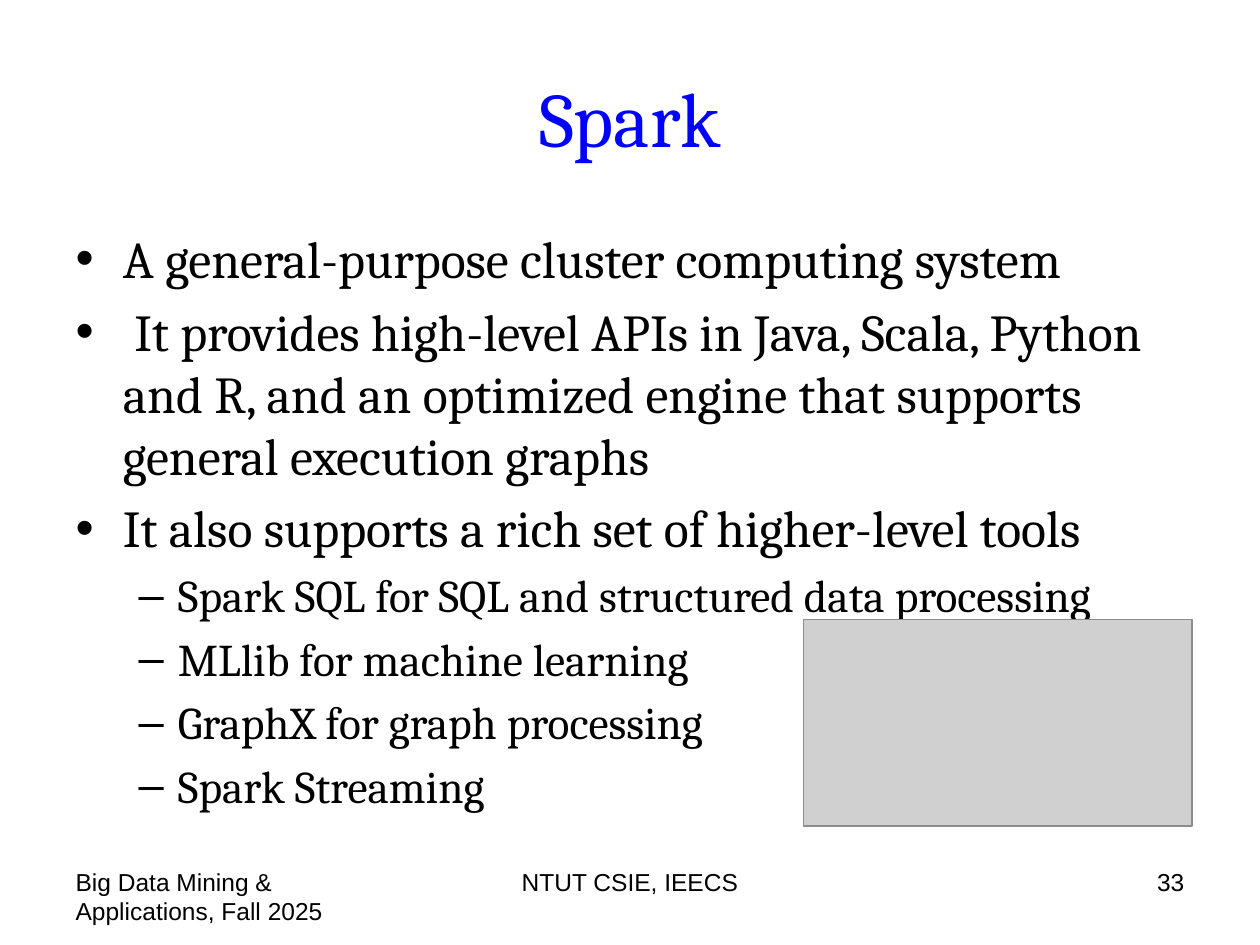
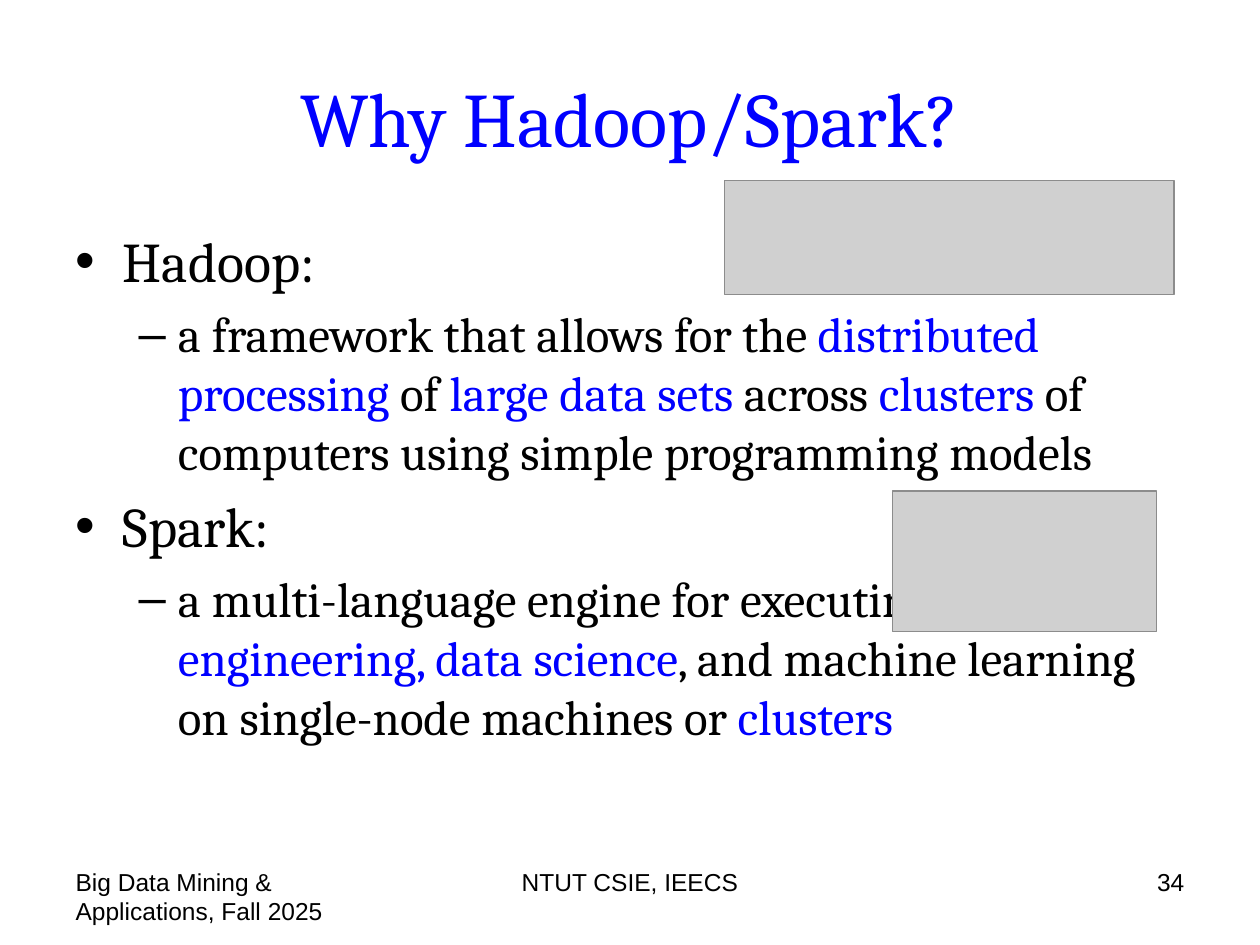
Before and after one commit to chriswjh/chriswjh.github.io, a slide deck: slide 34 of BDM/00-overview.pptx (slide 33 before the commit). Drawn at 1260x945 pixels with LibreOffice and Linux fonts; fonts in the diff are those of the drawing; grey boxes stand for pictures. Boxes give left, top, right and bottom in pixels: in the first picture for what was removed or moved away, otherwise in the second. Text is boxed around its words. In the diff, an @@ line names an element or a change of style, - is before the commit and + after.

```diff
--- a/BDM/00-overview.pptx
+++ b/BDM/00-overview.pptx
@@ title at [300,93,960,164]: text changed @@
-Spark
+Why Hadoop/Spark?
@@ picture added at [724,180,1174,294] @@
@@ text at [123,243,1135,746]: text changed; size 29.6 to 28 pt @@
-• A general-purpose cluster computing system
-• It provides high-level APIs in Java, Scala, Python and R, and an optimized engine that supports general execution graphs
-• It also supports a rich set of higher-level tools
-  – Spark SQL for SQL and structured data processing
-  – MLlib for machine learning
-  – GraphX for graph processing
-  – Spark Streaming
+• Hadoop:
+  – a framework that allows for the distributed processing of large data sets across clusters of computers using simple programming models
+• Spark:
+  – a multi-language engine for executing data engineering, data science, and machine learning on single-node machines or clusters
@@ picture: place and size @@
-picture at [804,620,1192,827]
+picture at [892,491,1157,633]
@@ page number at [1157,874,1184,892]: text changed @@
-33
+34
```
Also in this commit, not shown: 1 other slide changed, 1 slide added, 5 slides removed.
